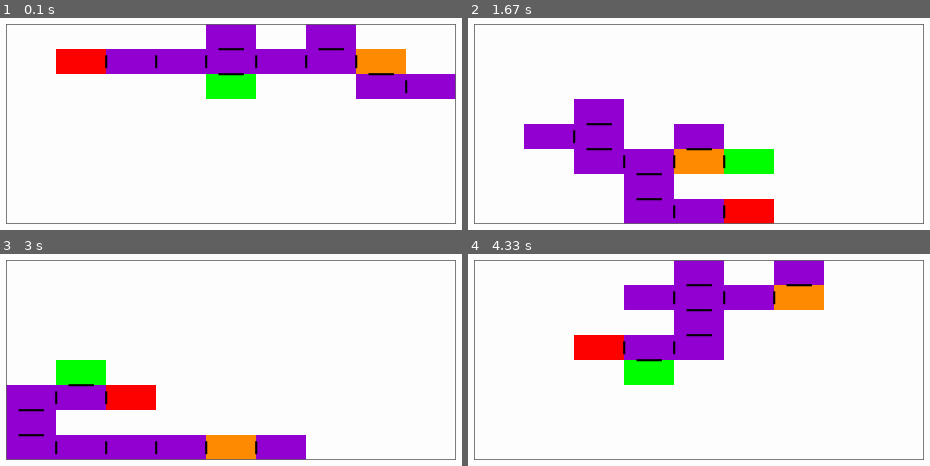
Above: before the commit, frames 1-4 (two rows, left to right).
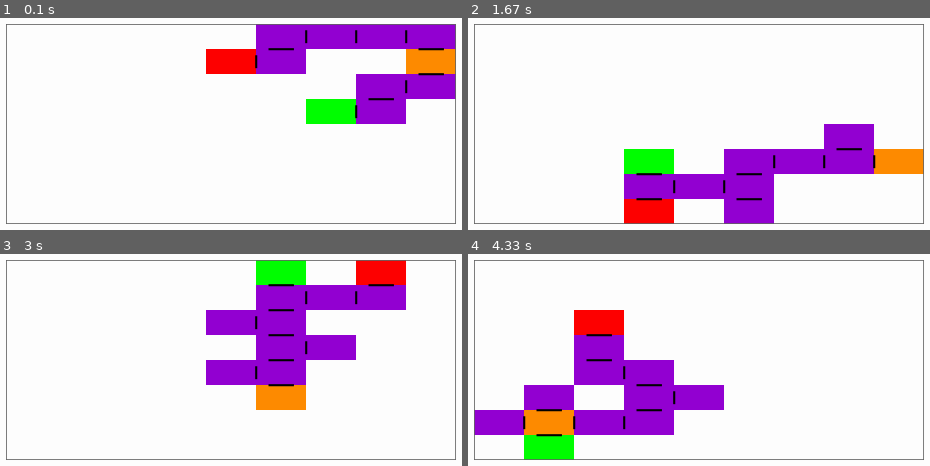
Above: after the commit, the same moments.

Repository: Joltras/Dungeon-Python
Game: pygame game, started from main.py
The game is run twice, just before and just after one commit, with the same random seed, the same clock (stepped at 60 frames per second) and the same inputs.
Inputs (mouse positions are in pixels of both pictures, inside the frame that each line leads up to):
- Up to frame 1 (0.1 s): no input
- Up to frame 2 (1.67 s): click (outside the picture) at 0.43 s; click (703, 149) at 0.85 s; move the mouse to (outside the picture) at 1.17 s; click (outside the picture) at 1.4 s
- Up to frame 3 (3 s): move the mouse to (outside the picture) at 1.77 s; click (outside the picture) at 2.02 s; move the mouse to (outside the picture) at 2.4 s; click (outside the picture) at 2.67 s
- Up to frame 4 (4.33 s): move the mouse to (657, 463) at 3.07 s; click (657, 463) at 3.33 s; move the mouse to (671, 292) at 3.73 s; click (671, 292) at 4 s

The runs differ from the first frame. In frame 1, 18% of the frame differs, in the area x 12-99%, y 2-50%; in frame 2, 22%; in frame 3, 29%, in the area x 1-88%, y 2-98%; in frame 4, 27%.

Commit message:
Add seed as argument of generator

Diff:
--- a/Generator.py
+++ b/Generator.py
@@ -15,13 +15,15 @@
 
 
 class Generator:
-    def __init__(self):
+    def __init__(self, seed):
         self.__clock = pygame.display.set_mode((Globals.window_width, Globals.window_height))
         self.__floor: Floor = None
         self.__screen = pygame.display.set_mode((Globals.window_width, Globals.window_height))
         self.__clock = pygame.time.Clock()
         self.__stage_id = 2
         self.__number_of_rooms: int
+        self.__seed = seed
+        random.seed(seed)
 
     def get_room_amount(self) -> int:
         if self.__stage_id == -1:
--- a/main.py
+++ b/main.py
@@ -1,10 +1,15 @@
 from Generator import Generator
+import sys
+import secrets
 
-
-def main():
-    generator = Generator()
+def main(seed):
+    generator = Generator(seed)
     generator.run()
 
 
 if __name__ == '__main__':
-    main()
+    if (len(sys.argv[1:]) < 1):
+        seed = secrets.token_urlsafe(8)
+    else:
+        seed = sys.argv[1]
+    main(seed)
